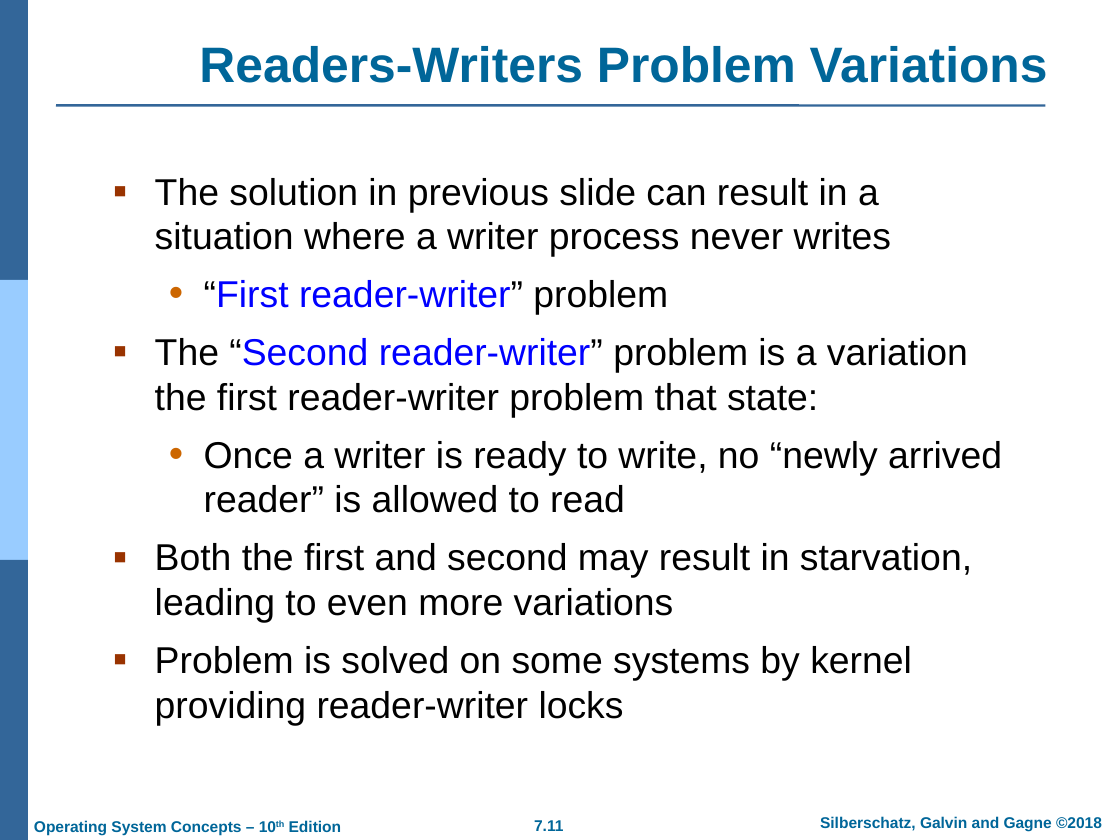
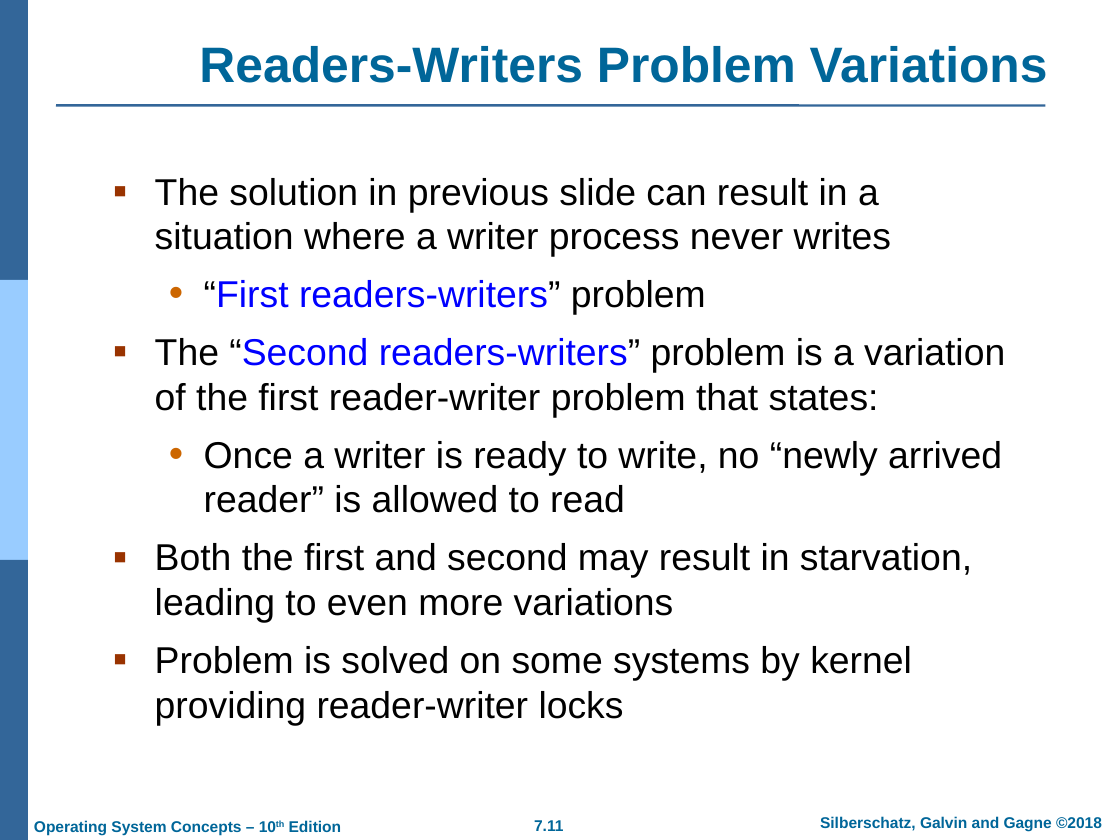
Before and after one commit to chriswjh/chriswjh.github.io, a slide deck: slide 11 of OSu/Chap07.pptx. Drawn at 1120x840 pixels with LibreOffice and Linux fonts; fonts in the diff are those of the drawing; background and template pictures are left out. Boxes give left, top, right and bottom in pixels: in the first picture for what was removed or moved away, otherwise in the second. Text is boxed around its words. In the diff, an @@ line names an element or a change of style, - is before the commit and + after.

```diff
--- a/OSu/Chap07.pptx
+++ b/OSu/Chap07.pptx
@@ text at (155, 280, 1005, 418): text changed @@
-  • “First reader-writer” problem
-▪ The “Second reader-writer” problem is a variation the first reader-writer problem that state:
+  • “First readers-writers” problem
+▪ The “Second readers-writers” problem is a variation of the first reader-writer problem that states:
```
Also in this commit, not shown: 7 other slides changed, 5 other files.
